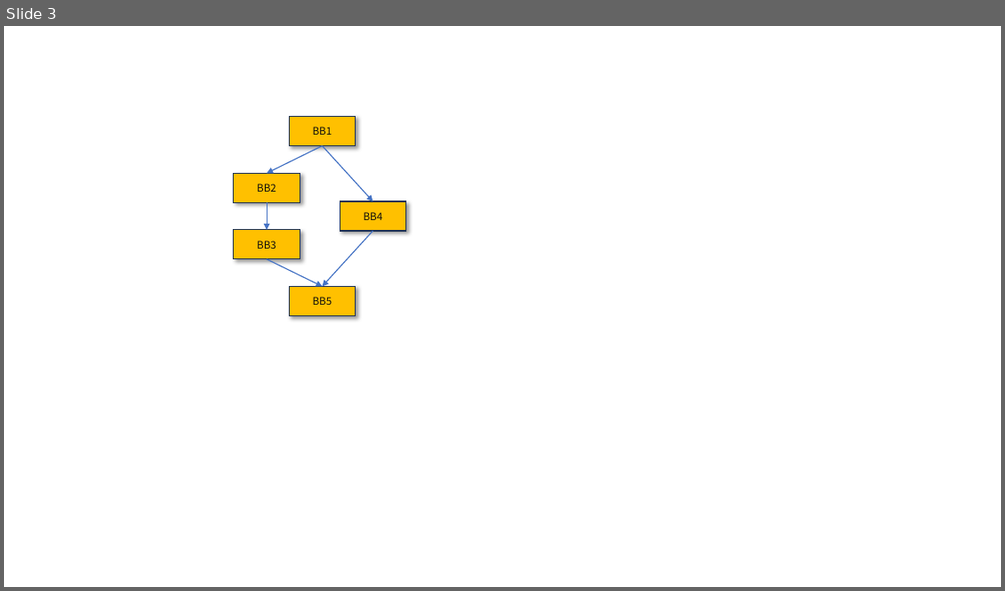
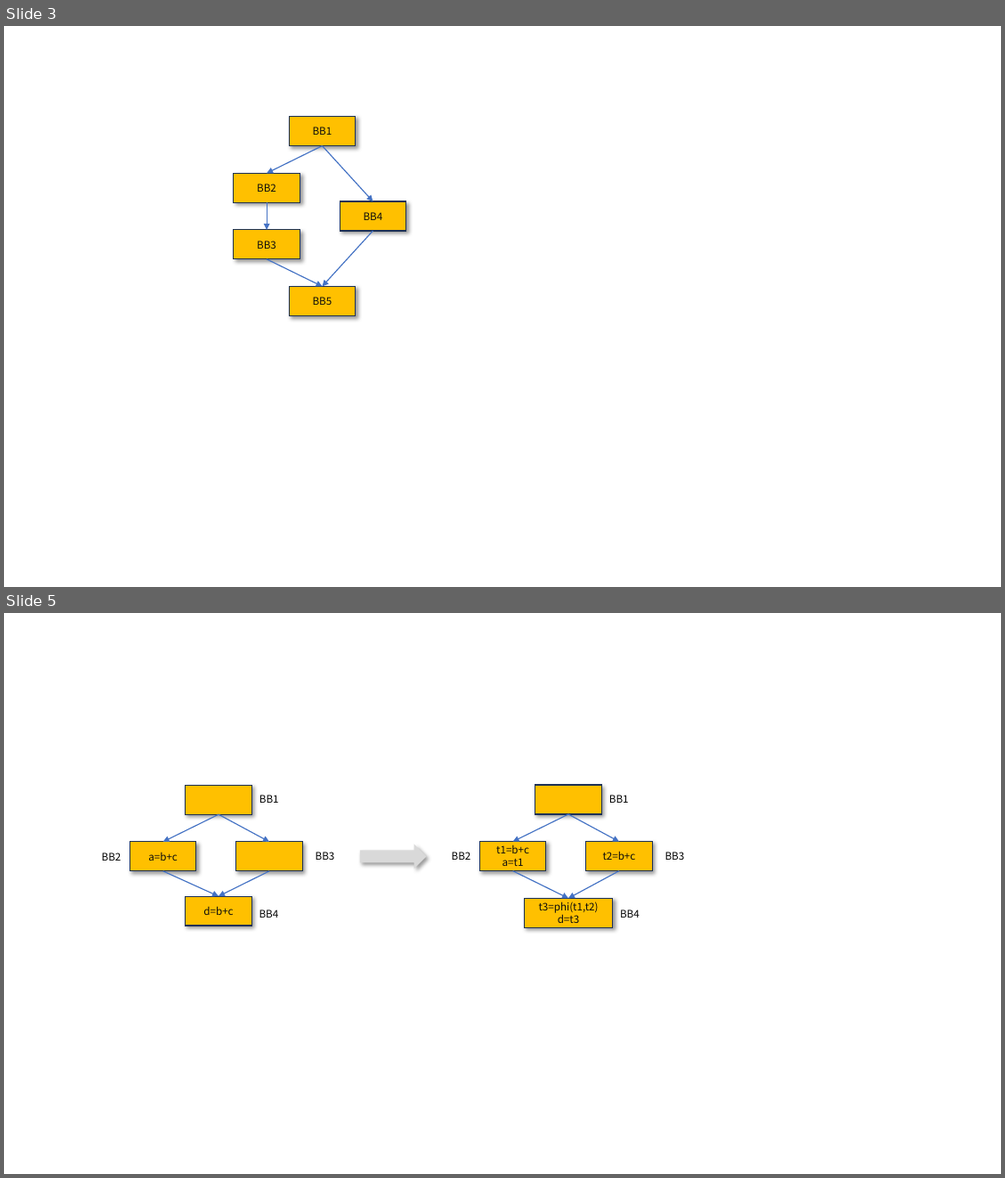
Before and after one commit to Xijie-Shuai/xijie-shuai.github.io, a slide deck: categories/LLVM/assets/public.pptx. Shown one above the other, each under a label of ours: slide 3 before the commit, slides 3 and 5 after it; the slides between them are not shown. The pictures are 1005x591 and 1005x1178 pixels, drawn with LibreOffice and Linux fonts; fonts in the diff are those of the drawing. Boxes give left, top, right and bottom in pixels: in the first picture for what was removed or moved away, otherwise in the second. Text is boxed around its words. In the diff, an @@ line names an element or a change of style, - is before the commit and + after.

```diff
--- a/categories/LLVM/assets/public.pptx
+++ b/categories/LLVM/assets/public.pptx
@@ slide 5 added at <box>4,613,1001,1174</box>, background #FFFFFF @@
@@ rectangle added at <box>186,785,252,814</box>, fill #FFC000, outline #1E3256 1 pt @@
@@ text added at <box>259,795,279,803</box>, 10 pt, text #000000 @@
+BB1
@@ rectangle added at <box>535,785,601,814</box>, fill #FFC000, outline #1E3256 1 pt @@
@@ text added at <box>609,795,629,803</box>, 10 pt, text #000000 @@
+BB1
@@ arrow added from (218, 814) to (163, 842), #4472C4 1 pt @@
@@ arrow added from (218, 814) to (269, 842), #4472C4 1 pt @@
@@ arrow added from (568, 814) to (513, 842), #4472C4 1 pt @@
@@ arrow added from (568, 814) to (619, 842), #4472C4 1 pt @@
@@ text added at <box>102,852,121,860</box>, 10 pt, text #000000 @@
+BB2
@@ rectangle added at <box>129,842,196,871</box>, fill #FFC000, outline #1E3256 1 pt, 10 pt, text #0D0D0D @@
+a=b+c
@@ rectangle added at <box>235,842,302,871</box>, fill #FFC000, outline #1E3256 1 pt @@
@@ text added at <box>316,852,335,860</box>, 10 pt, text #000000 @@
+BB3
@@ right arrow added at <box>360,844,427,868</box>, fill #D9D9D9 @@
@@ text added at <box>452,852,471,860</box>, 10 pt, text #000000 @@
+BB2
@@ rectangle added at <box>479,842,546,871</box>, fill #FFC000, outline #1E3256 1 pt, 10 pt, text #0D0D0D @@
+t1=b+c
+a=t1
@@ rectangle added at <box>586,842,652,871</box>, fill #FFC000, outline #1E3256 1 pt, 10 pt, text #0D0D0D @@
+t2=b+c
@@ text added at <box>665,852,685,860</box>, 10 pt, text #000000 @@
+BB3
@@ arrow added from (163, 871) to (218, 896), #4472C4 1 pt @@
@@ arrow added from (269, 871) to (218, 896), #4472C4 1 pt @@
@@ arrow added from (513, 871) to (568, 898), #4472C4 1 pt @@
@@ arrow added from (619, 871) to (568, 898), #4472C4 1 pt @@
@@ rectangle added at <box>186,896,252,925</box>, fill #FFC000, outline #1E3256 1 pt, 10 pt, text #0D0D0D @@
+d=b+c
@@ rectangle added at <box>524,898,613,927</box>, fill #FFC000, outline #1E3256 1 pt, 10 pt, text #0D0D0D @@
+t3=phi(t1,t2)
+d=t3
@@ text added at <box>259,909,279,917</box>, 10 pt, text #000000 @@
+BB4
@@ text added at <box>620,909,639,917</box>, 10 pt, text #000000 @@
+BB4
```
Also in this commit, not shown: 1 other slide added, 4 other files.
